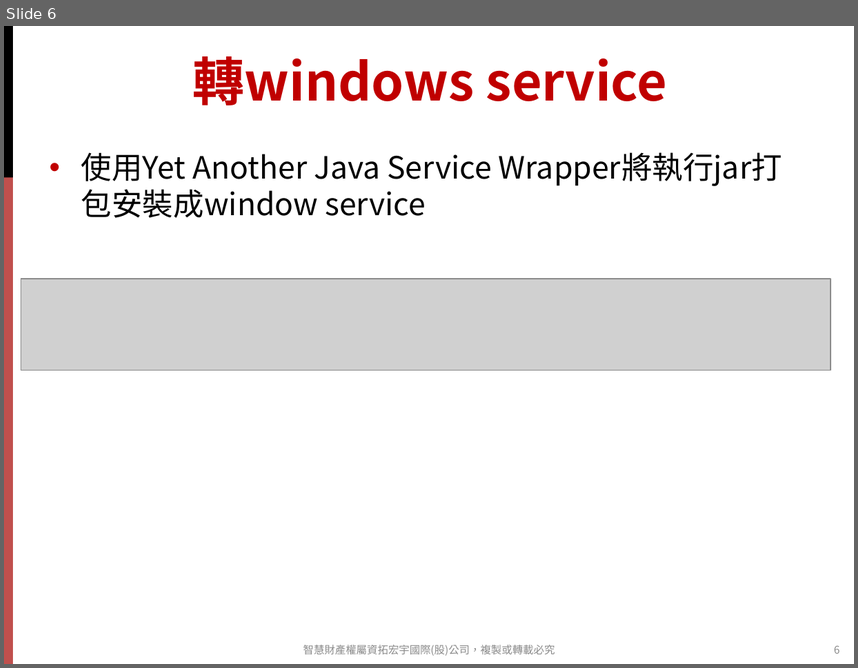
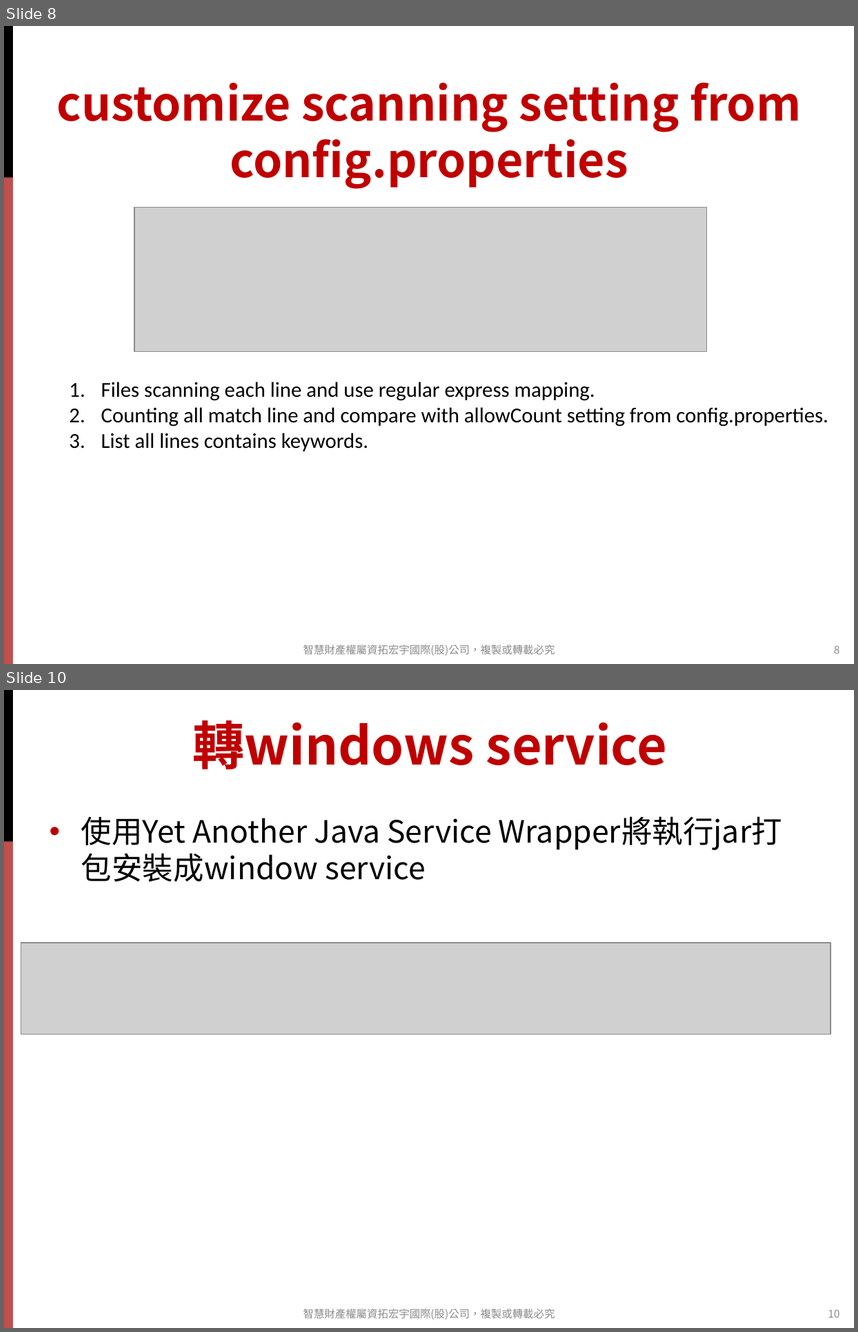
Before and after one commit to strikecbu/TraceLogMonitor, a slide deck: other/doc/TraceLogMonitorWithWAS.pptx. Shown one above the other, each under a label of ours: slide 6 before the commit, slides 8 and 10 after it; the slides between them are not shown. The pictures are 858x668 and 858x1332 pixels, drawn with LibreOffice and Linux fonts; fonts in the diff are those of the drawing; grey boxes stand for pictures; background and template pictures are left out. Boxes give left, top, right and bottom in pixels: in the first picture for what was removed or moved away, otherwise in the second. Text is boxed around its words. In the diff, an @@ line names an element or a change of style, - is before the commit and + after.

```diff
--- a/other/doc/TraceLogMonitorWithWAS.pptx
+++ b/other/doc/TraceLogMonitorWithWAS.pptx
@@ slide 8 added at box(4, 26, 854, 664), background #FFFFFF; not listed: 2 template elements that a slide beside it also shows @@
@@ title added at box(56, 83, 802, 189), 39.6 pt, text #C00000, bold @@
+customize scanning setting from config.properties
@@ picture added at box(135, 207, 707, 352) @@
@@ text added at box(101, 381, 829, 451), 18 pt, text #000000 @@
+1. Files scanning each line and use regular express mapping.
+2. Counting all match line and compare with allowCount setting from config.properties.
+3. List all lines contains keywords.
@@ text added at box(303, 644, 555, 655), 9 pt, text #8C8C8C @@
+智慧財產權屬資拓宏宇國際(股)公司，複製或轉載必究
@@ page number added at box(834, 645, 840, 653), 9 pt, text #8C8C8C @@
+8
@@ what was slide 6 is now slide 10 @@
@@ page number at box(828, 1309, 840, 1317): text changed @@
-6
+10
```
Also in this commit, not shown: 1 slide changed, 8 other slides added.
